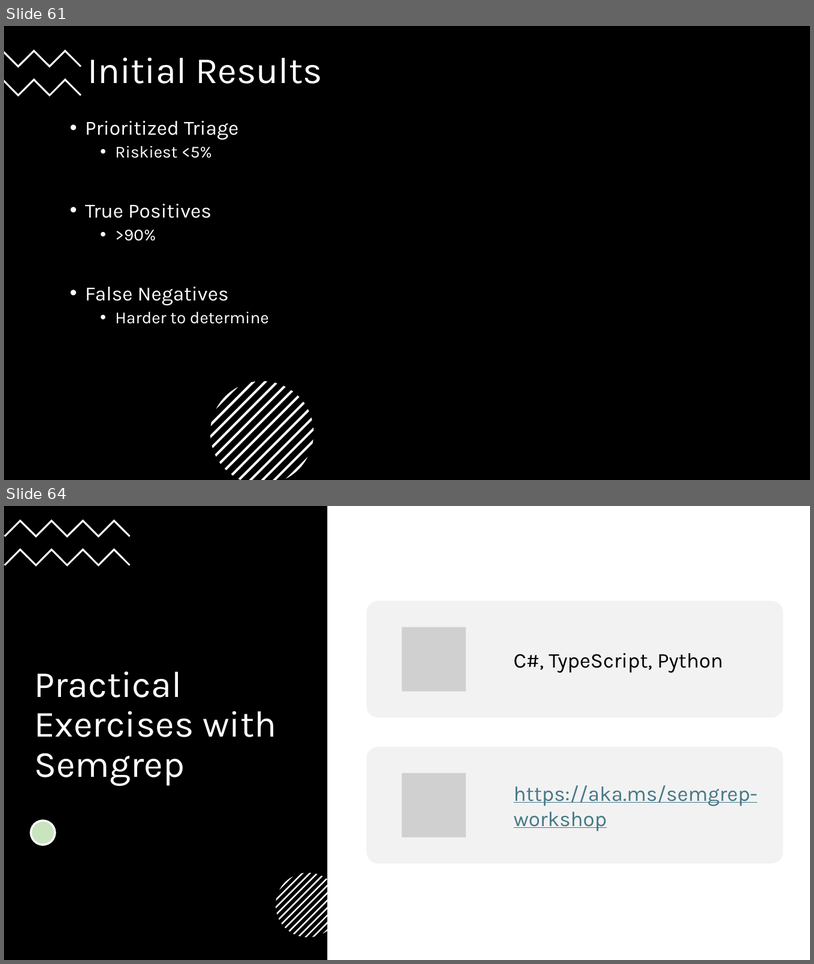
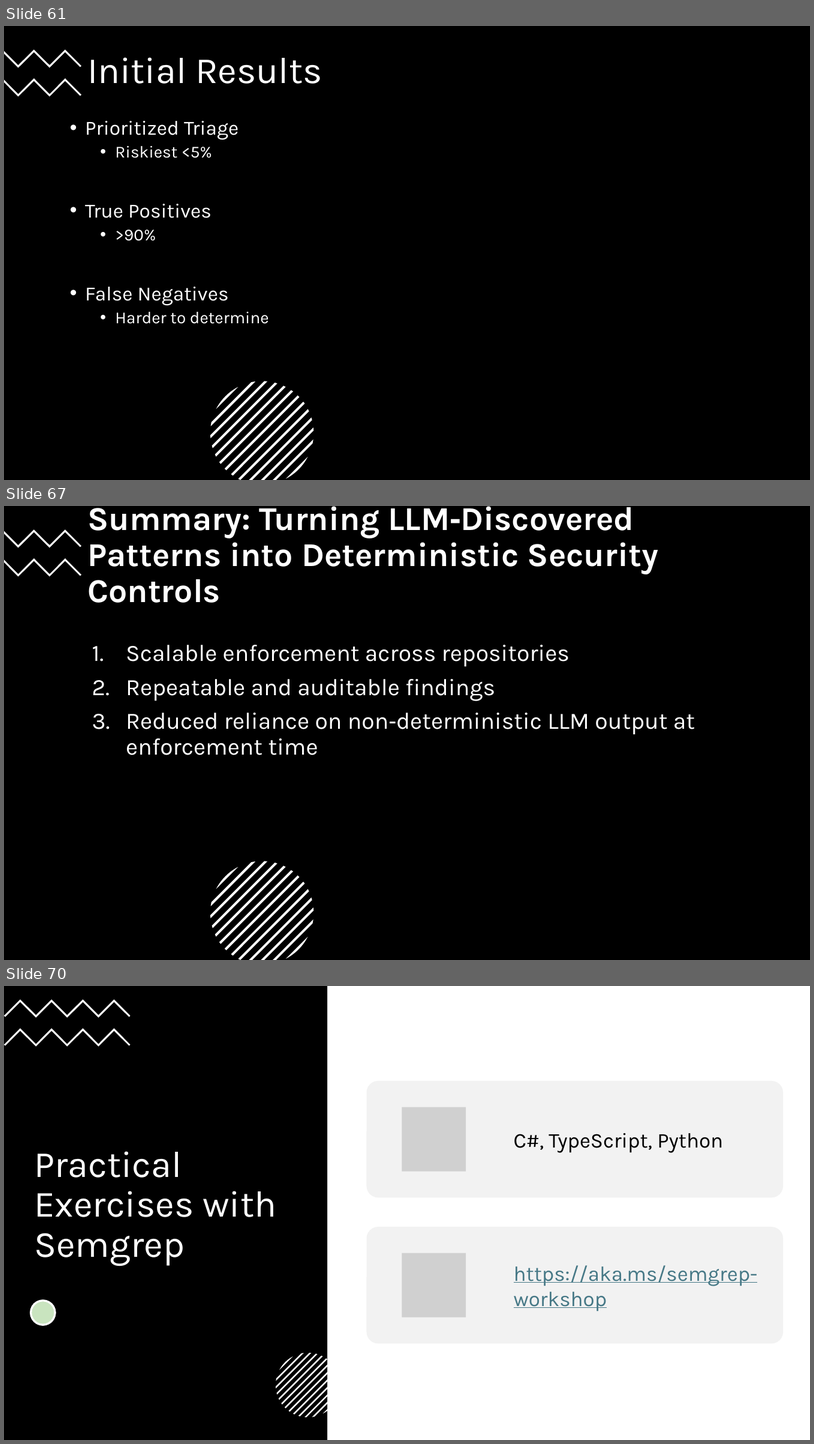
Before and after one commit to 247arjun/dc32-sast-workshop, a slide deck: BSides-Seattle-2026-Workshop.pptx. Shown one above the other, each under a label of ours: slides 61 and 64 before the commit, slides 61, 67 and 70 after it; the slides between them are not shown. The pictures are 814x964 and 814x1444 pixels, drawn with LibreOffice and Linux fonts; fonts in the diff are those of the drawing; grey boxes stand for pictures. Boxes give left, top, right and bottom in pixels: in the first picture for what was removed or moved away, otherwise in the second. Text is boxed around its words. In the diff, an @@ line names an element or a change of style, - is before the commit and + after.

Commit message:
Add 7 slides for the idea of Converting LLM Findings into Deterministic, Scalable Security Signals

```diff
--- a/BSides-Seattle-2026-Workshop.pptx
+++ b/BSides-Seattle-2026-Workshop.pptx
@@ slide 67 added at [4, 506, 810, 960], background #FFFFFF @@
@@ rectangle added at [4, 506, 810, 960], fill #000000 @@
@@ title added at [87, 506, 659, 603], 39.6 pt, text #FFFFFF, bold @@
+Summary: Turning LLM‑Discovered Patterns into Deterministic Security Controls
@@ freeform shape added at [4, 529, 81, 548], fill #FFFFFF @@
@@ freeform shape added at [4, 558, 81, 576], fill #FFFFFF @@
@@ text added at [126, 645, 695, 755], 28 pt, text #FFFFFF @@
+1. Scalable enforcement across repositories
+2. Repeatable and auditable findings
+3. Reduced reliance on non‑deterministic LLM output at enforcement time
@@ group added at [210, 861, 314, 960]: 13 freeform shapes @@
@@ what was slide 64 is now slide 70 @@
```
Also in this commit, not shown: 2 slides changed, 5 other slides added, 4 other files.
